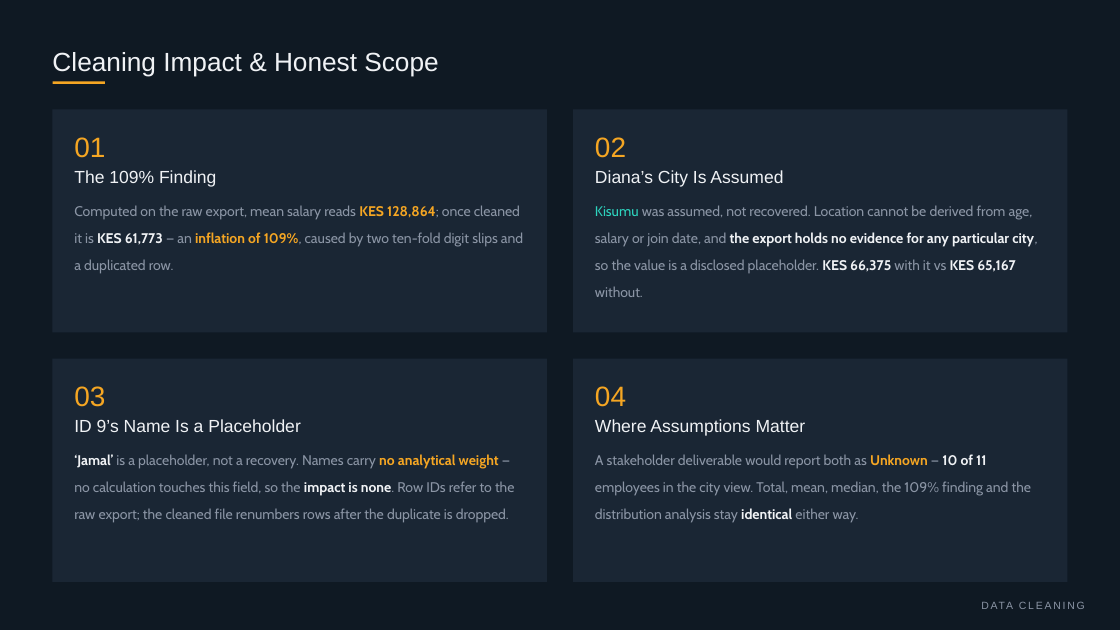
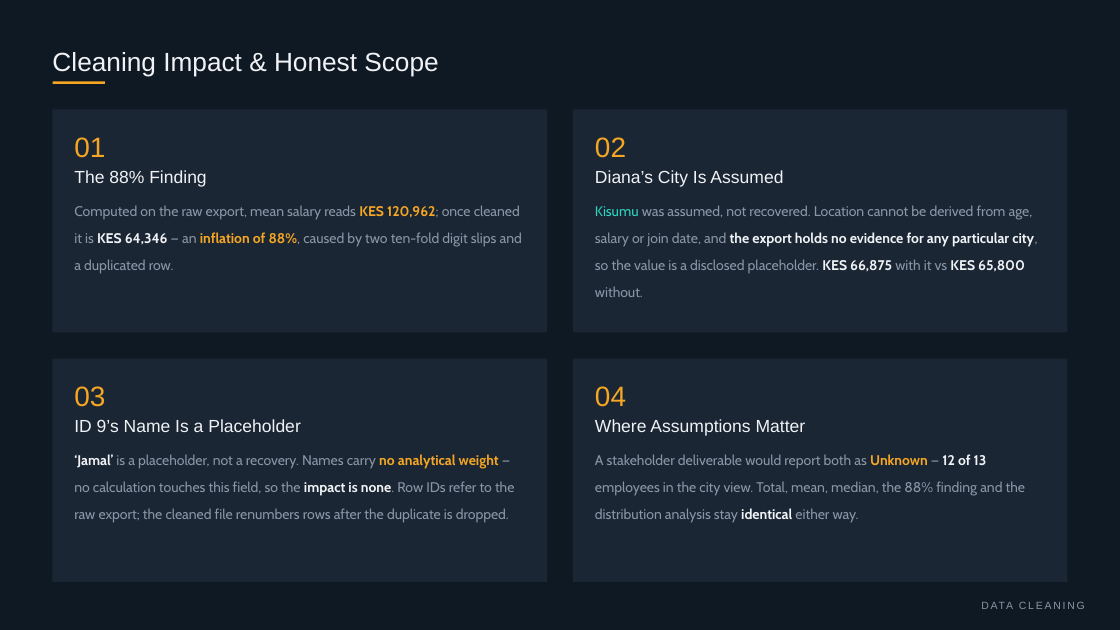
Before and after one commit to Riq-wq/employee-salary-headcount-dashboard, a slide deck: slide 7 of reports/Employee Salary & Headcount Dashboard.pptx. Drawn at 1120x630 pixels with LibreOffice and Linux fonts; fonts in the diff are those of the drawing. Boxes give left, top, right and bottom in pixels: in the first picture for what was removed or moved away, otherwise in the second. Text is boxed around its words. In the diff, an @@ line names an element or a change of style, - is before the commit and + after.

Commit message:
Update PPTX to 13-employee snapshot with London at Eldoret

```diff
--- a/reports/Employee Salary & Headcount Dashboard.pptx
+++ b/reports/Employee Salary & Headcount Dashboard.pptx
@@ text at (74, 170, 206, 187): text changed @@
-The 109% Finding
+The 88% Finding
@@ text at (74, 205, 522, 274): text changed @@
-Computed on the raw export, mean salary reads KES 128,864; once cleaned it is KES 61,773 — an inflation of 109%, caused by two ten-fold digit slips and a duplicated row.
+Computed on the raw export, mean salary reads KES 120,962; once cleaned it is KES 64,346 — an inflation of 88%, caused by two ten-fold digit slips and a duplicated row.
@@ text at (595, 205, 1037, 297): text changed @@
-Kisumu was assumed, not recovered. Location cannot be derived from age, salary or join date, and the export holds no evidence for any particular city, so the value is a disclosed placeholder. KES 66,375 with it vs KES 65,167 without.
+Kisumu was assumed, not recovered. Location cannot be derived from age, salary or join date, and the export holds no evidence for any particular city, so the value is a disclosed placeholder. KES 66,875 with it vs KES 65,800 without.
@@ text at (595, 454, 1025, 523): text changed @@
-A stakeholder deliverable would report both as Unknown — 10 of 11 employees in the city view. Total, mean, median, the 109% finding and the distribution analysis stay identical either way.
+A stakeholder deliverable would report both as Unknown — 12 of 13 employees in the city view. Total, mean, median, the 88% finding and the distribution analysis stay identical either way.
```
Also in this commit, not shown: 6 other slides changed.
